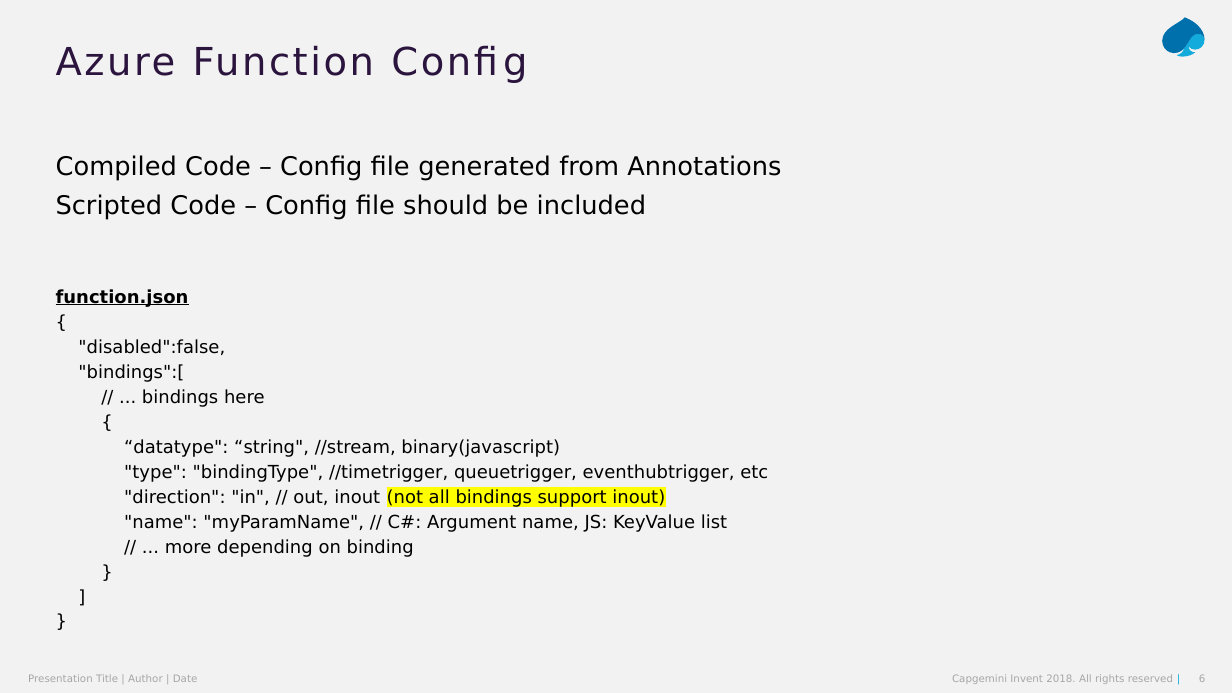
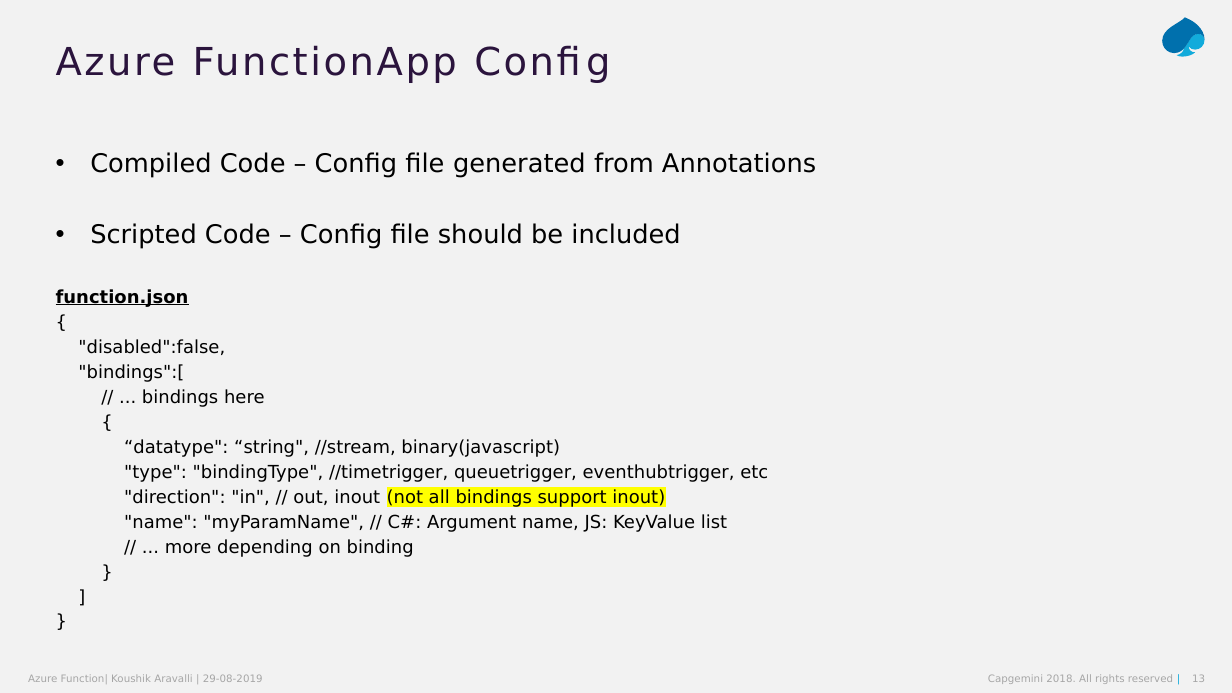
Before and after one commit to koushik-aravalli/az-function-lab, a slide deck: slide 13 of Azure-Function-203.pptx (slide 6 before the commit). Drawn at 1232x693 pixels with LibreOffice and Linux fonts; fonts in the diff are those of the drawing. Boxes give left, top, right and bottom in pixels: in the first picture for what was removed or moved away, otherwise in the second. Text is boxed around its words. In the diff, an @@ line names an element or a change of style, - is before the commit and + after.

```diff
--- a/Azure-Function-203.pptx
+++ b/Azure-Function-203.pptx
@@ title at box(56, 45, 457, 83): text changed @@
-Azure Function Config
+Azure FunctionApp Config
@@ text "Compiled Code – Config file ..." at box(90, 152, 816, 248): bullet none to •; line spacing 1 to 0.9 @@
@@ text at box(28, 674, 263, 684): text changed @@
-Presentation Title | Author | Date
+Azure Function| Koushik Aravalli | 29-08-2019
@@ text at box(988, 674, 1173, 684): text changed @@
-Capgemini Invent 2018. All rights reserved |
+Capgemini 2018. All rights reserved |
@@ page number at box(1192, 674, 1205, 682): text changed @@
-6
+13
```
Also in this commit, not shown: 4 other slides changed, 10 slides added, 1 slide removed, 3 other files.
